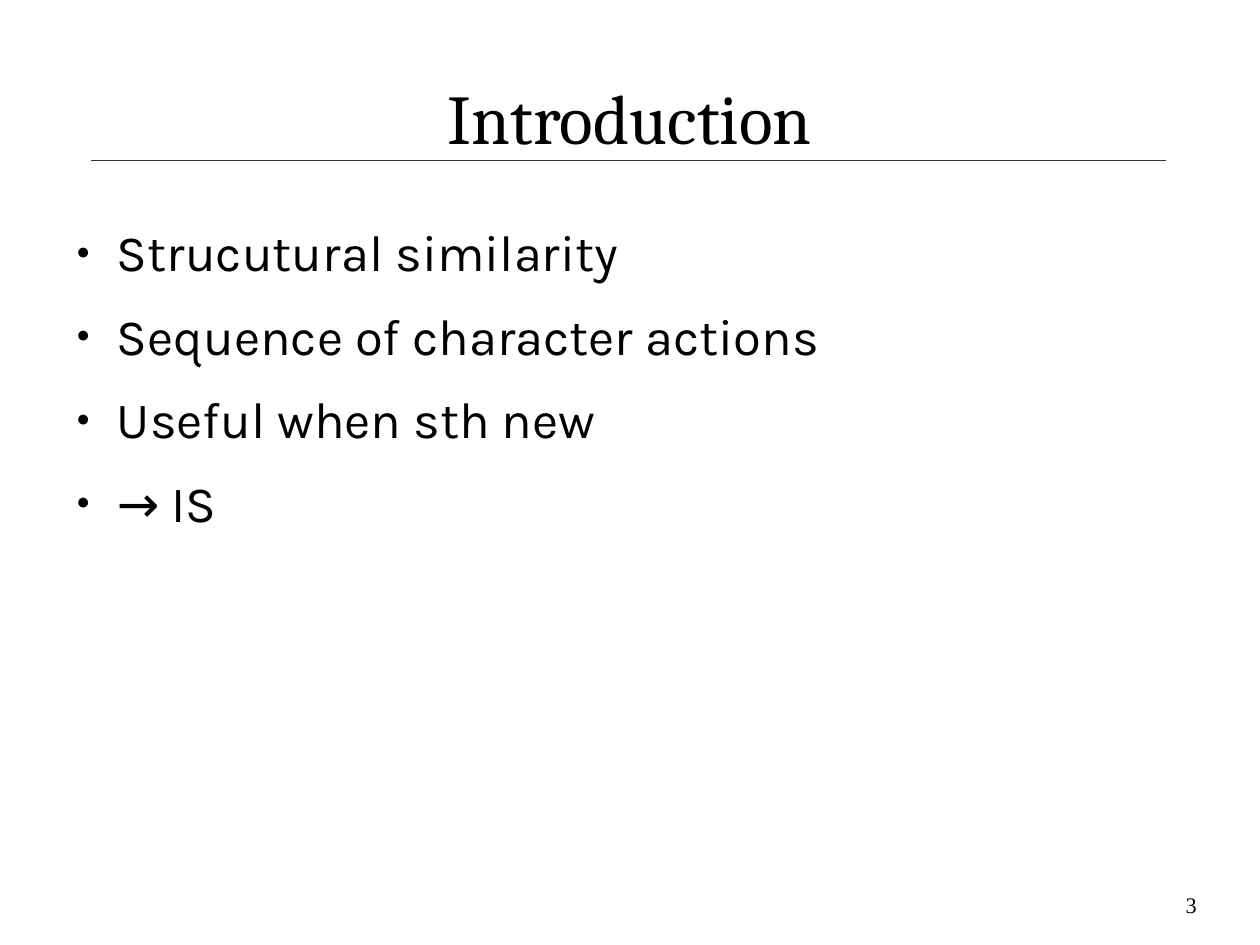
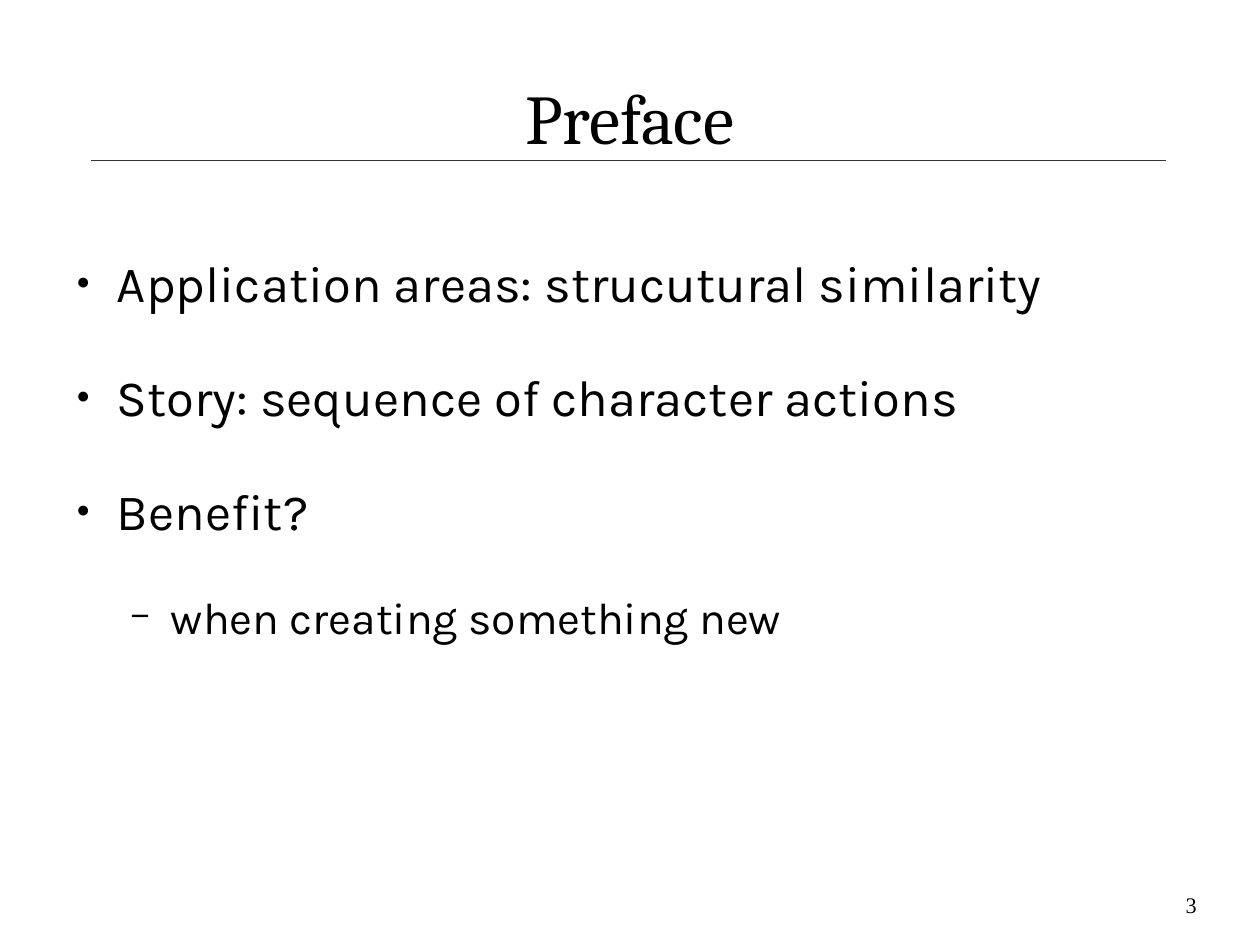
Before and after one commit to IllDepence/ai_seminar, a slide deck: slide 3 of praes/praes.odp. Drawn at 1260x945 pixels with LibreOffice and Linux fonts; fonts in the diff are those of the drawing. Boxes give left, top, right and bottom in pixels: in the first picture for what was removed or moved away, otherwise in the second. Text is boxed around its words. In the diff, an @@ line names an element or a change of style, - is before the commit and + after.

```diff
--- a/praes/praes.odp
+++ b/praes/praes.odp
@@ title at bbox=[525, 94, 734, 145]: text changed @@
-Introduction
+Preface
@@ text at bbox=[117, 267, 1042, 645]: text changed @@
-● Strucutural similarity
-● Sequence of character actions
-● Useful when sth new
-● → IS
+● Application areas: strucutural similarity
+● Story: sequence of character actions
+● Benefit?
+  − when creating something new
```
Also in this commit, not shown: 2 other slides changed, 8 slides added.
